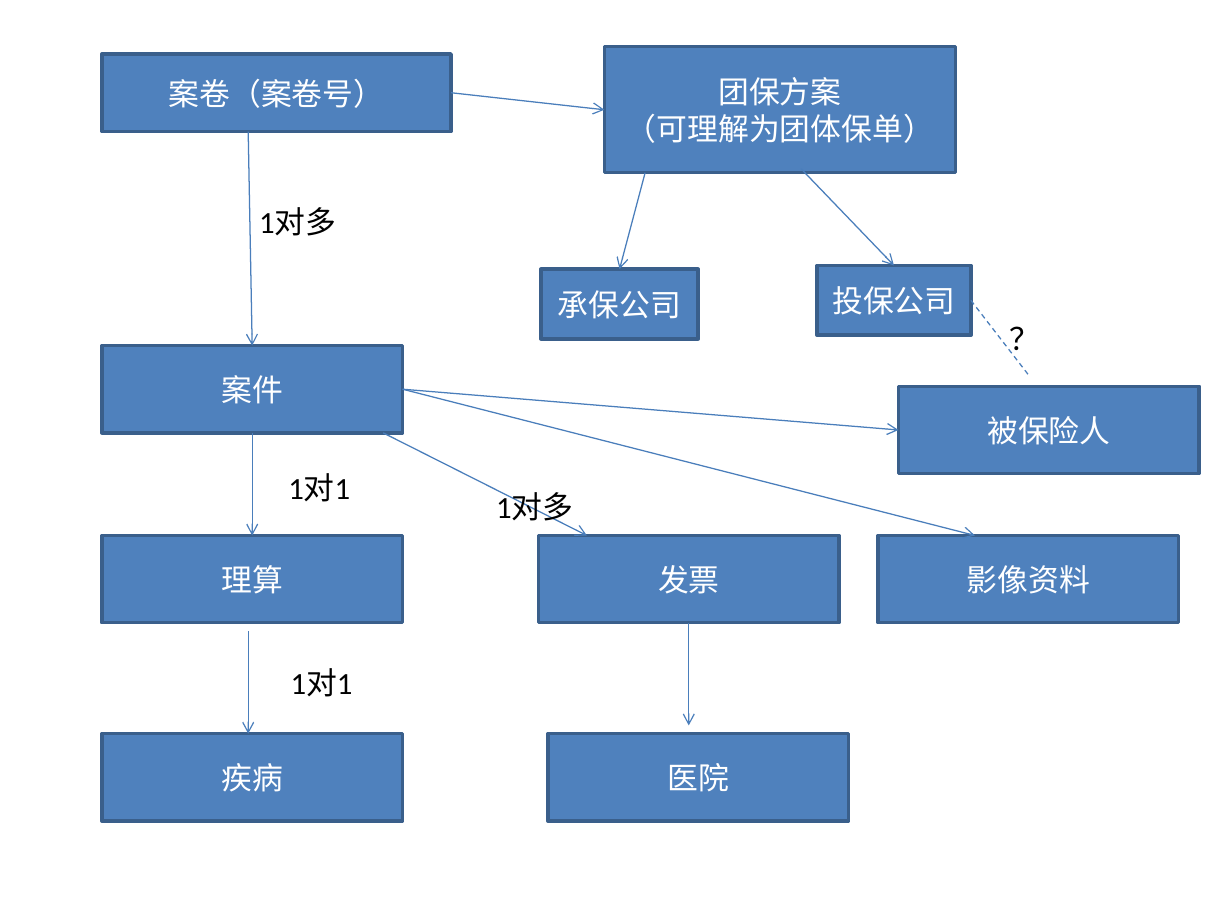
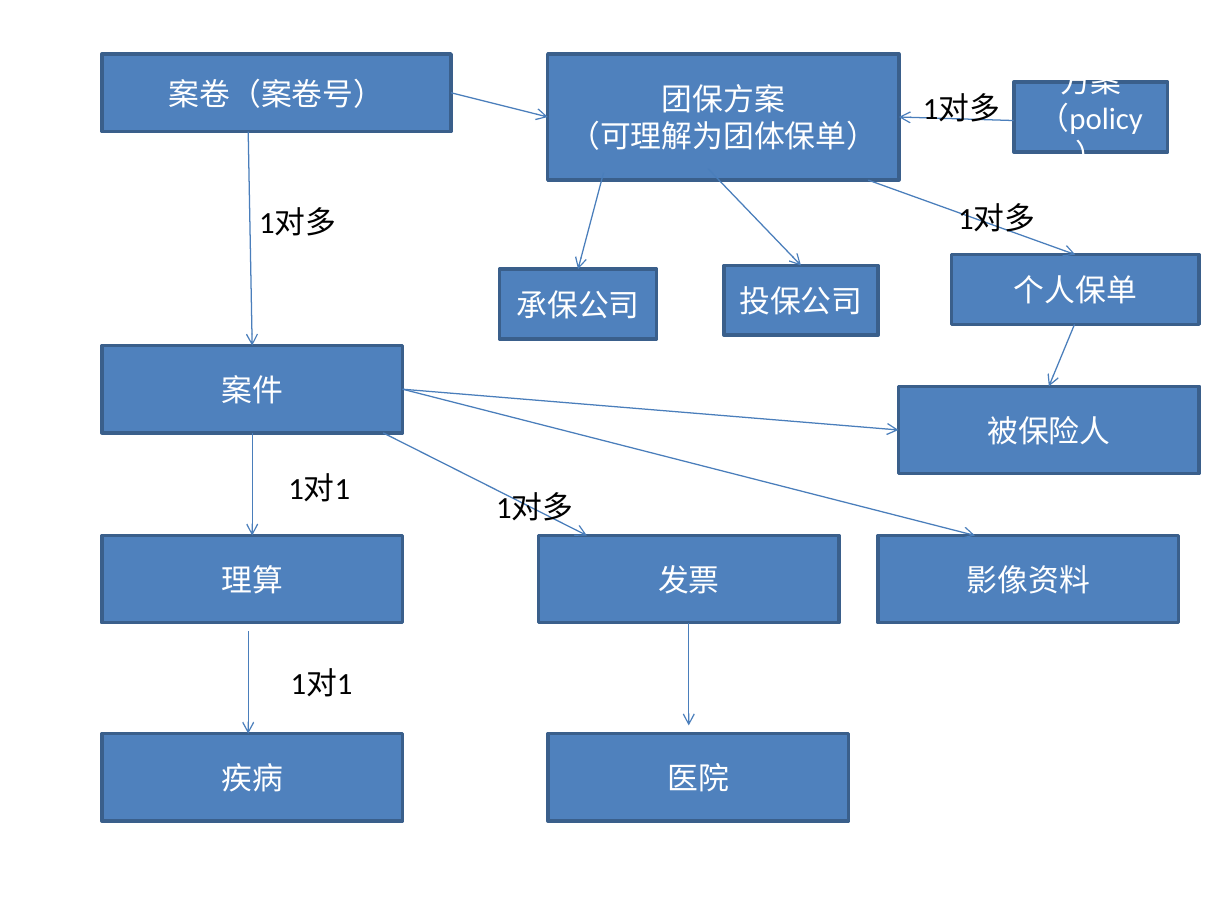
Before and after one commit to DonnieBurgs/insure, a slide deck: slide 1 of 主要逻辑关系.pptx. Drawn at 1232x924 pixels with LibreOffice and Linux fonts; fonts in the diff are those of the drawing. Boxes give left, top, right and bottom in pixels: in the first picture for what was removed or moved away, otherwise in the second. Text is boxed around its words. In the diff, an @@ line names an element or a change of style, - is before the commit and + after.

```diff
--- a/主要逻辑关系.pptx
+++ b/主要逻辑关系.pptx
@@ rectangle "团保方案": place and size @@
-rectangle "团保方案" at bbox=[605, 47, 956, 172]
+rectangle "团保方案" at bbox=[548, 54, 899, 180]
@@ rectangle added at bbox=[1014, 83, 1168, 153], fill #4F81BD, outline #3A5F8C 2 pt, 18 pt, text #FFFFFF @@
+方案（policy）
@@ arrow moved from (451, 92) - (605, 110) to (451, 92) - (548, 117) @@
@@ arrow added from (1014, 121) to (899, 117), #4B7EBC 0.75 pt @@
@@ text added at bbox=[923, 93, 1000, 122], 18 pt, text #000000 @@
+1对多
@@ arrow moved from (646, 172) - (620, 269) to (604, 172) - (578, 269) @@
@@ arrow moved from (801, 169) - (894, 265) to (708, 169) - (801, 265) @@
@@ arrow added from (869, 180) to (1076, 255), #4B7EBC 0.75 pt @@
@@ text added at bbox=[958, 203, 1035, 237], 18 pt, text #000000 @@
+1对多
@@ rectangle "承保公司": place and size @@
-rectangle "承保公司" at bbox=[541, 269, 699, 339]
+rectangle "承保公司" at bbox=[499, 269, 657, 339]
@@ rectangle "投保公司": place and size @@
-rectangle "投保公司" at bbox=[817, 265, 971, 335]
+rectangle "投保公司" at bbox=[724, 265, 878, 335]
@@ rectangle added at bbox=[951, 255, 1199, 325], fill #4F81BD, outline #3A5F8C 2 pt, 18 pt, text #FFFFFF @@
+个人保单
@@ text removed at bbox=[998, 314, 1053, 363] @@
-？
@@ line moved from (971, 301) - (1029, 375) to (1074, 324) - (1048, 387) @@
@@ line (1074, 324) - (1048, 387): line to arrow; stroke #4B7EBC 0.75 pt dashed to #4B7EBC 0.75 pt @@
```
Also in this commit, not shown: 1 slide added, 1 slide removed, 1 other file.
